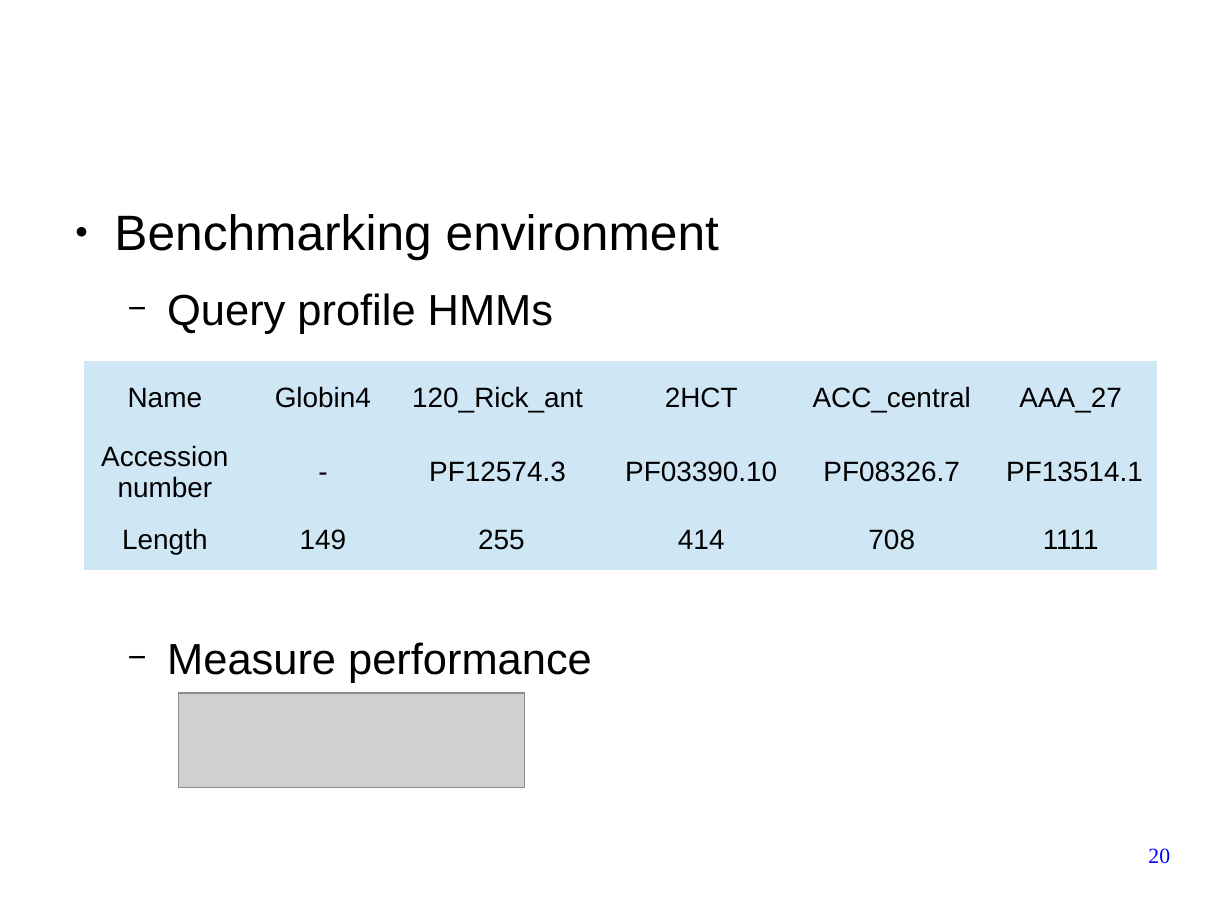
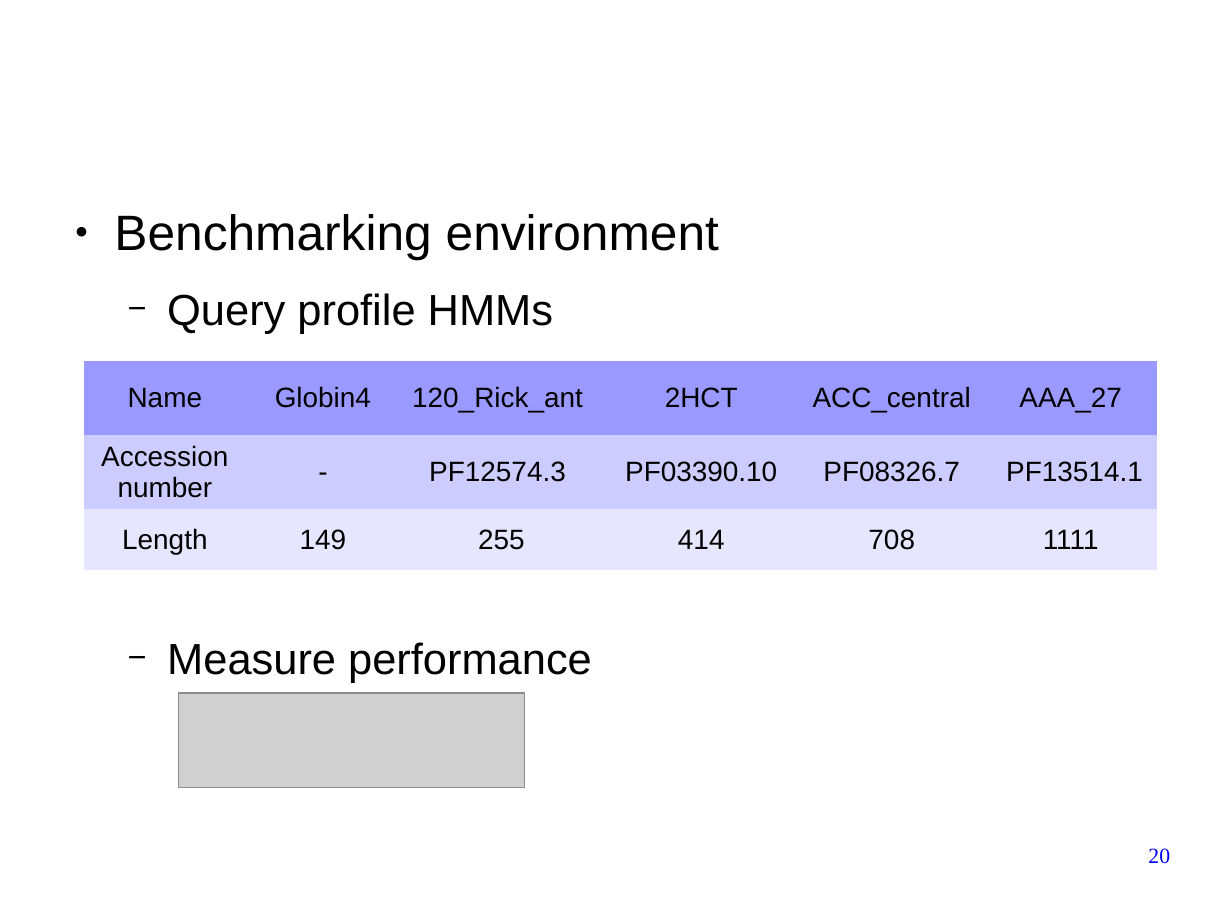
Before and after one commit to forestcheng/cudahmmsearch, a slide deck: slide 20 of thesis/thesisDefense.odp. Drawn at 1232x924 pixels with LibreOffice and Linux fonts; fonts in the diff are those of the drawing; grey boxes stand for pictures; background and template pictures are left out. Boxes give left, top, right and bottom in pixels: in the first picture for what was removed or moved away, otherwise in the second. Text is boxed around its words. In the diff, an @@ line names an element or a change of style, - is before the commit and + after.

```diff
--- a/thesis/thesisDefense.odp
+++ b/thesis/thesisDefense.odp
@@ table at [84,361,1158,570] @@
@@ fill #CFE7F5 to #9999FF in row 1 @@
@@ fill #CFE7F5 to #CCCCFF in row 2 @@
@@ fill #CFE7F5 to #E6E6FF in row 3 @@
```
Also in this commit, not shown: 1 other slide changed.
